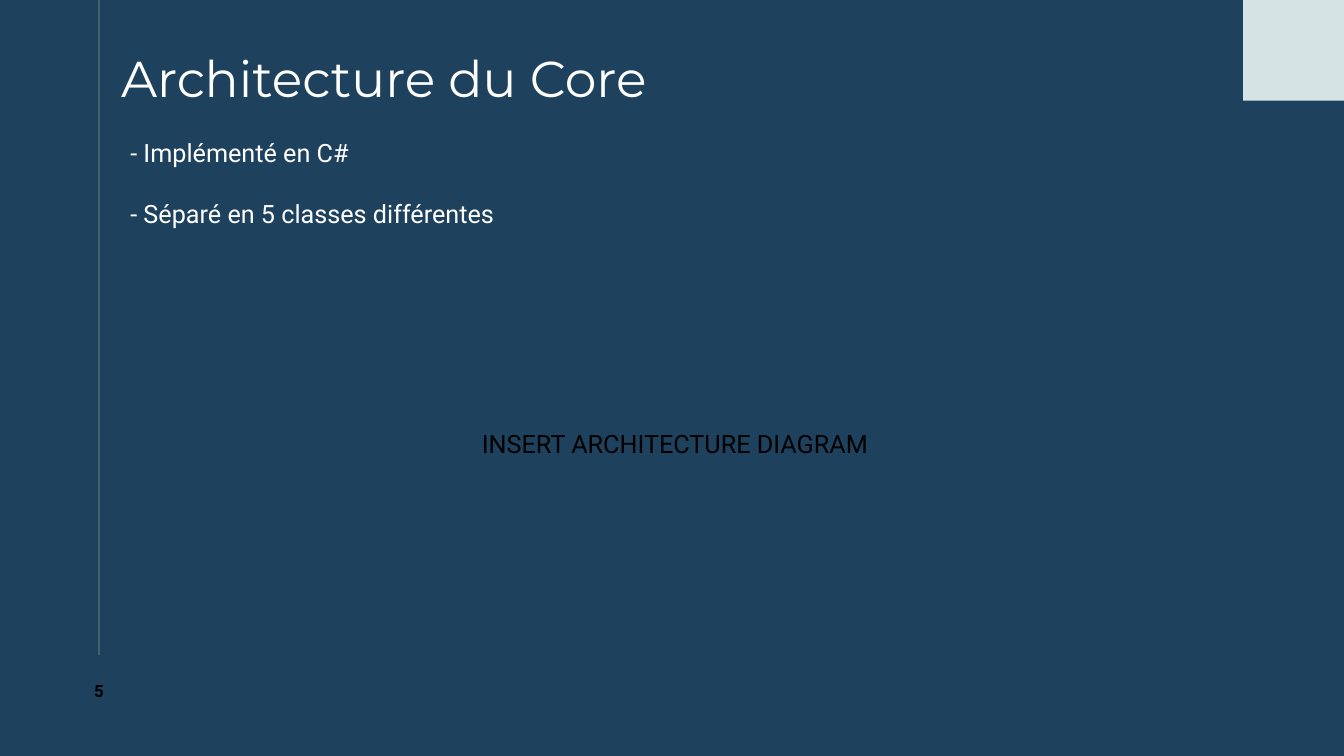
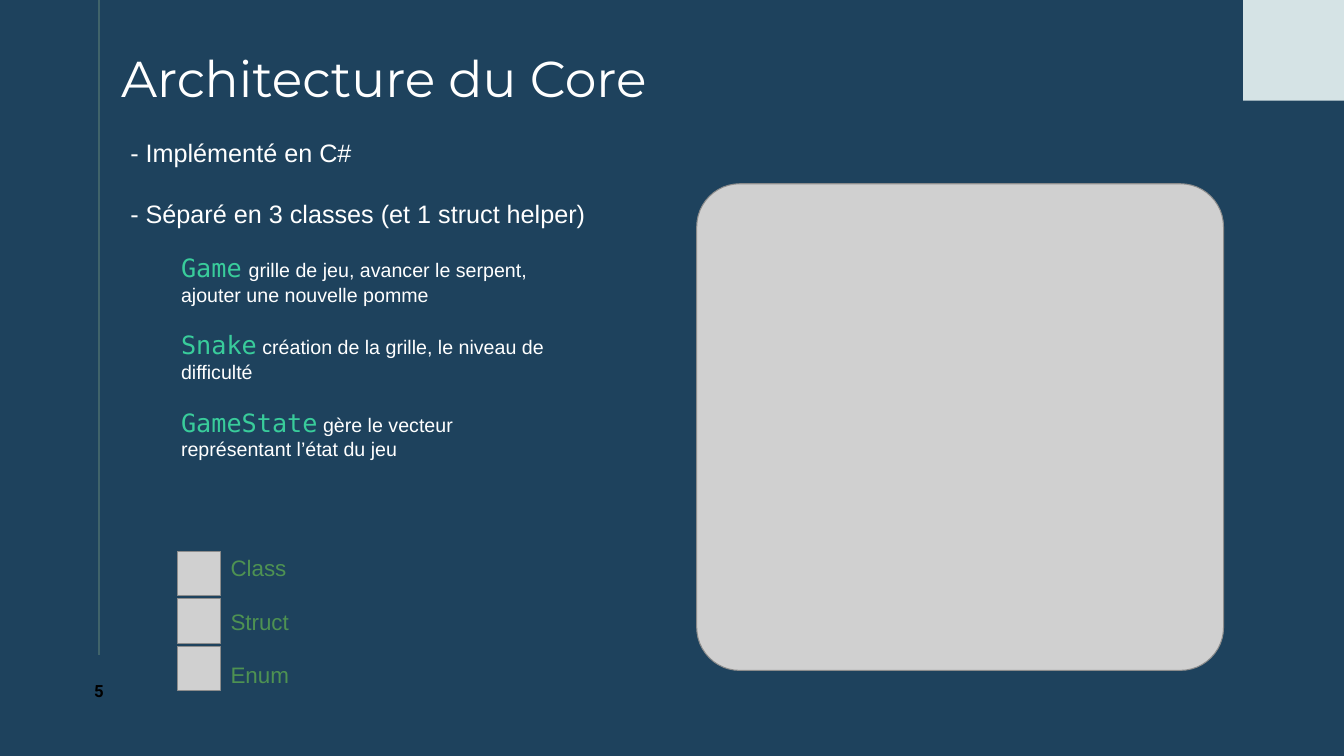
Before and after one commit to xaxam2001/Snake, a slide deck: slide 5 of Snake game.pptx. Drawn at 1344x756 pixels with LibreOffice and Linux fonts; fonts in the diff are those of the drawing; grey boxes stand for pictures. Boxes give left, top, right and bottom in pixels: in the first picture for what was removed or moved away, otherwise in the second. Text is boxed around its words. In the diff, an @@ line names an element or a change of style, - is before the commit and + after.

```diff
--- a/Snake game.pptx
+++ b/Snake game.pptx
@@ text at <box>146,143,351,168</box>: font Roboto to Arial in "- Implémenté en C#" @@
@@ text at <box>146,204,585,229</box>: text changed; font Roboto to Arial @@
-- Séparé en 5 classes différentes
+- Séparé en 3 classes (et 1 struct helper)
@@ picture added at <box>697,184,1224,670</box> @@
@@ text added at <box>181,258,544,460</box>, 14 pt, text #FFFFFF @@
+Game grille de jeu, avancer le serpent, ajouter une nouvelle pomme
+Snake création de la grille, le niveau de difficulté
+GameState gère le vecteur représentant l’état du jeu
@@ text removed at <box>482,435,868,453</box> @@
-INSERT ARCHITECTURE DIAGRAM
@@ picture added at <box>177,552,220,596</box> @@
@@ text added at <box>231,560,289,683</box>, 16 pt, text #4E9252 @@
+Class
+Struct
+Enum
@@ picture added at <box>177,599,220,643</box> @@
@@ picture added at <box>177,646,220,691</box> @@
```
Also in this commit, not shown: 6 other slides changed.
